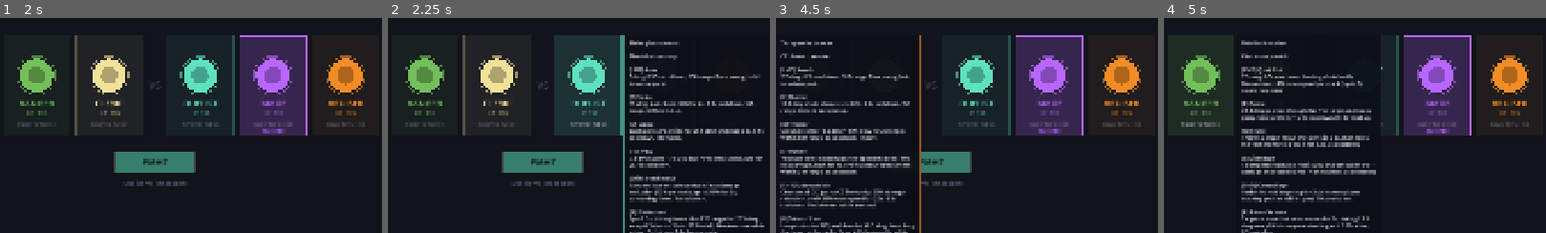
Above: before the commit, frames 1-4 (left to right).
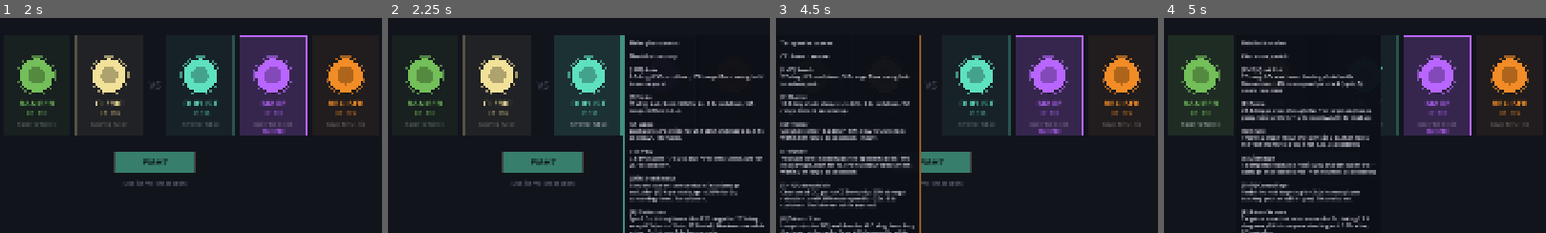
Above: after the commit, the same moments.

Repository: johnWard12/arena-game-godot
Game: Godot game, scene res://scenes/CharSelect.tscn
The game is run twice, just before and just after one commit, with the same random seed, the same clock (stepped at 60 frames per second) and the same inputs.
Inputs (mouse positions are % of the whole screen's width and height, from its top left):
- Up to frame 1 (2 s): tap Enter at 0.5 s; move the mouse to (72, 45) at 0.52 s; hold D 0.53-1.25 s; tap Backspace at 0.6 s; click (72, 45) at 0.67 s; tap Space at 0.77, 1.25 s; drag from (30, 55) to (45, 70) at 1.27 s
- Up to frame 2 (2.25 s): tap Enter at 2 s; move the mouse to (60, 28) at 2.02 s; hold D from 2.03 s (still down); tap E at 2.1 s
- Up to frame 3 (4.5 s): tap Backspace at 2.3, 3.8 s; release D at 2.75 s; tap Space at 2.75, 3.77, 4.25 s; drag from (45, 70) to (20, 35) at 2.77 s; tap Enter at 3.5 s; move the mouse to (80, 65) at 3.52 s; hold A 3.53-4.25 s; tap F at 3.6 s; drag from (20, 35) to (35, 25) at 4.27 s
- Up to frame 4 (5 s): no input
The pictures show only the part of the screen within x 30-80%, y 16-66%; the shares and areas given below are measured in that part.

Frame 1 is identical in both runs. In frame 2, 0.4% of the frame differs, in the area x 63-98%, y 26-30%; in frame 3, less than 0.1%; in frame 4, nothing differs.

Commit message:
Duelist auto damage 5.0->6.5, Cleric Smite (auto) damage 7.0->6.0
Duelist's auto was the lowest-DPS auto in the roster relative to its
cooldown despite the earlier +25% pass this session; bumping it further
closes the gap with Mage/Ranger's auto DPS. Cleric's Smite comes down
slightly — its damage output was never the point of the class (combo
stacks from landing it boost healing, not damage), so a small trim there
doesn't touch its actual role.

Validated (60 matches/pairing, 150s cap, 1v1 + team comps):
- Duelist overall win rate 77.3% -> 79.8%, now clearly the second-strongest
  class in 1v1 and closing on Bruiser.
- Bruiser eased 92.1% -> 89.4% as a side effect (didn't touch Bruiser this
  round — Duelist doing better against it pulls Bruiser's aggregate down).
- Ranger ticked up again, 1.3% -> 2.3% — still far from viable, but this is
  the third change in a row (kiting AI, cap fix, +10% damage) that's moved
  it slightly upward. Small cumulative gains, consistent with the earlier
  read that Ranger's ceiling is a structural/AI-execution problem rather
  than one big numbers fix.
- Cleric's team-comp results were mixed in the expected direction: Cleric+
  Bruiser vs Bruiser+Bruiser improved (8.3% -> 16.7%), Cleric+Bruiser+
  Bruiser vs Bruiser+Bruiser+Bruiser eased slightly (25.0% -> 21.7%) — both
  likely within noise at this sample size, not a clear signal either way,
  which tracks with Cleric's team value coming from healing rather than
  Smite's now-smaller damage contribution.

Co-Authored-By: Claude Sonnet 5 <noreply@anthropic.com>

Diff:
--- a/godot_project/scripts/CharSelect.gd
+++ b/godot_project/scripts/CharSelect.gd
@@ -49,7 +49,7 @@
 		"hp":    "HP  150",
 		"lines": ["Melee glass cannon.", "Blood-lust on parry.", "", "Auto       LMB", "Strike     E", "Lunge      Q", "Throw      F", "Iron Resolve Shift", "Bladestorm R"],
 		"ability_descs": [
-			"5 dmg. 0.55s cooldown, 150 range. Basic swing, hold to auto-repeat.",
+			"6.5 dmg. 0.55s cooldown, 150 range. Basic swing, hold to auto-repeat.",
 			"15 dmg stab. Slows 30% for 2s. 1.8s cooldown, 145 range, 0.09s wind-up.",
 			"Dash up to 270, strike for 25.5 dmg and stun 0.5s. 6.5s cooldown, 150 range.",
 			"7.5 dmg (up to 17.5 vs a low-HP target). Slows 30% for 2s. 4s cooldown.",
@@ -109,7 +109,7 @@
 		"hp":    "HP  130",
 		"lines": ["Team support/healer.", "Protects & empowers allies.", "", "Smite      LMB", "Mending    E", "Consecrate Q", "Purify     F", "Guardian Ward Shift", "Guardian's Bond R"],
 		"ability_descs": [
-			"7 dmg holy bolt. 0.6s cooldown. Builds combo stacks (boosts your healing, not damage).",
+			"6 dmg holy bolt. 0.6s cooldown. Builds combo stacks (boosts your healing, not damage).",
 			"Skill-shot heal toward your lowest-HP ally within 400 range (self if none). Heals 24 (+10% per combo stack). 3s cooldown, 0.2s wind-up.",
 			"Instant zone at your feet: damages enemies and heals allies standing in it, ticking every 1s for 3s. 150 radius. 8s cooldown.",
 			"Rectangle cast (300 long, 180 wide) — cleanses CC/debuffs from every ally it hits (including you) and adds a small heal-over-time. 10s cooldown.",
--- a/godot_project/scripts/ClericEntity.gd
+++ b/godot_project/scripts/ClericEntity.gd
@@ -8,7 +8,7 @@
 
 # LMB — Smite: fast holy bolt poke, builds combo stacks on hit
 const SMITE_CD     = 0.6
-const SMITE_DMG    = 7.0
+const SMITE_DMG    = 6.0
 const SMITE_SPEED  = 1500.0
 const SMITE_RADIUS = 16.0
 
--- a/godot_project/scripts/Entity.gd
+++ b/godot_project/scripts/Entity.gd
@@ -13,7 +13,7 @@
 const CARRY = 0.7
 
 const AUTO_CD = 0.55
-const AUTO_DMG = 5.0
+const AUTO_DMG = 6.5
 const AUTO_RANGE = 150.0
 
 const A1_CAST = 0.09
